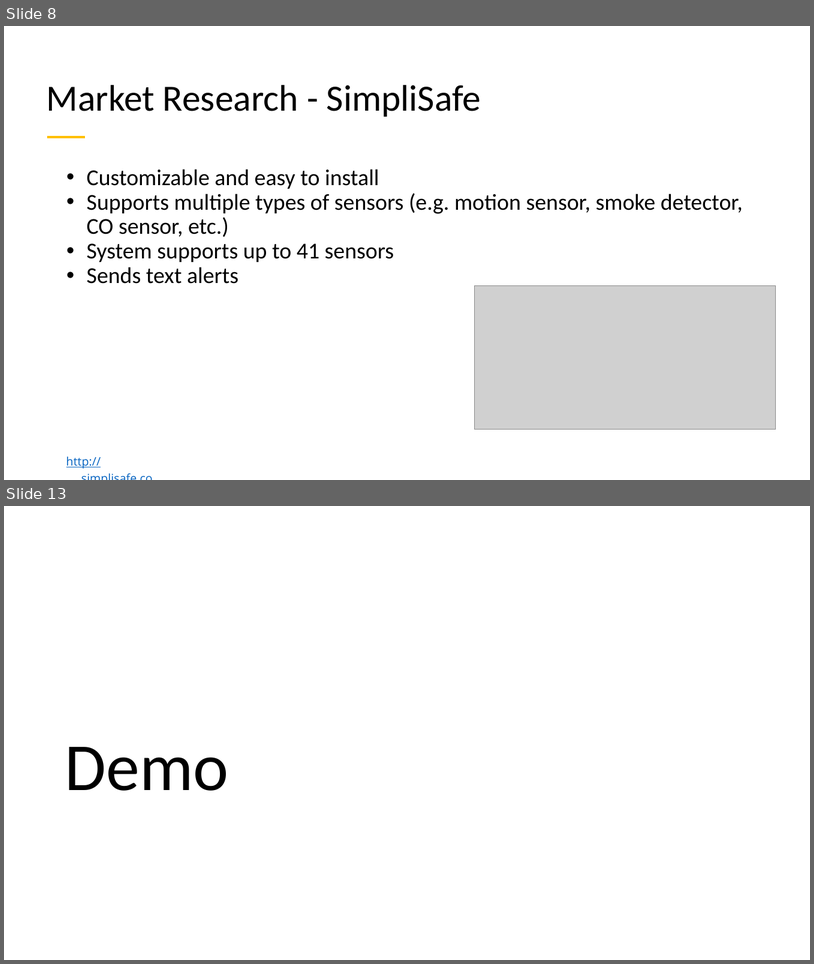
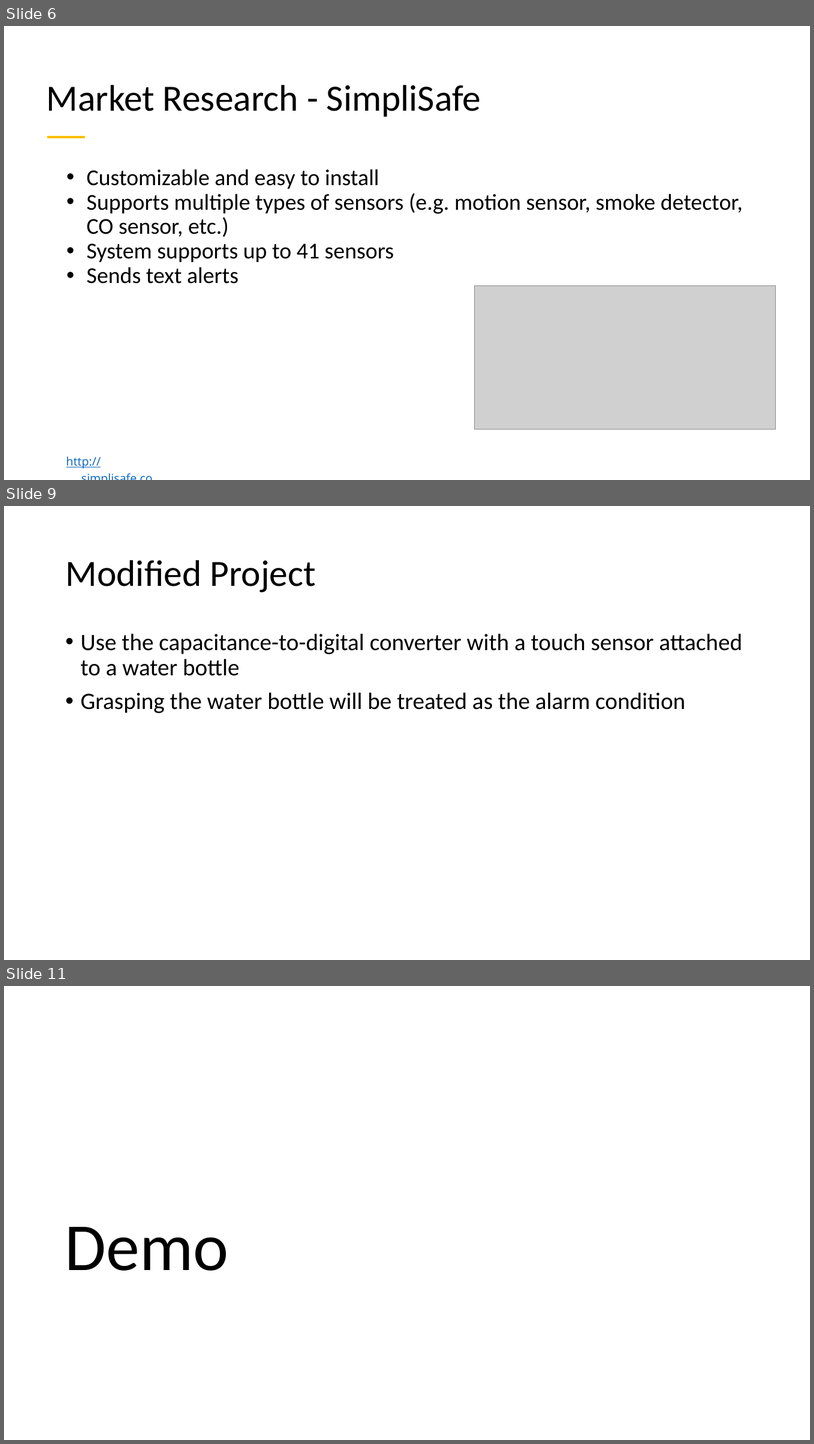
Before and after one commit to jbw3/CPE621Project, a slide deck: docs/AMDeSS_FinalPresentation.pptx. Shown one above the other, each under a label of ours: slides 8 and 13 before the commit, slides 6, 9 and 11 after it; the slides between them are not shown. The pictures are 814x964 and 814x1444 pixels, drawn with LibreOffice and Linux fonts; fonts in the diff are those of the drawing; grey boxes stand for pictures. Boxes give left, top, right and bottom in pixels: in the first picture for what was removed or moved away, otherwise in the second. Text is boxed around its words. In the diff, an @@ line names an element or a change of style, - is before the commit and + after.

```diff
--- a/docs/AMDeSS_FinalPresentation.pptx
+++ b/docs/AMDeSS_FinalPresentation.pptx
@@ slide 9 added at <box>4,506,810,960</box>, background #FFFFFF @@
@@ title added at <box>65,560,316,592</box>, 44 pt, text #000000 @@
+Modified Project
@@ text added at <box>81,633,743,713</box>, 28 pt, text #000000 @@
+• Use the capacitance-to-digital converter with a touch sensor attached to a water bottle
+• Grasping the water bottle will be treated as the alarm condition
@@ what was slide 8 is now slide 6 @@
@@ what was slide 13 is now slide 11 @@
```
Also in this commit, not shown: 1 slide changed, 3 other slides added, 6 slides removed.
